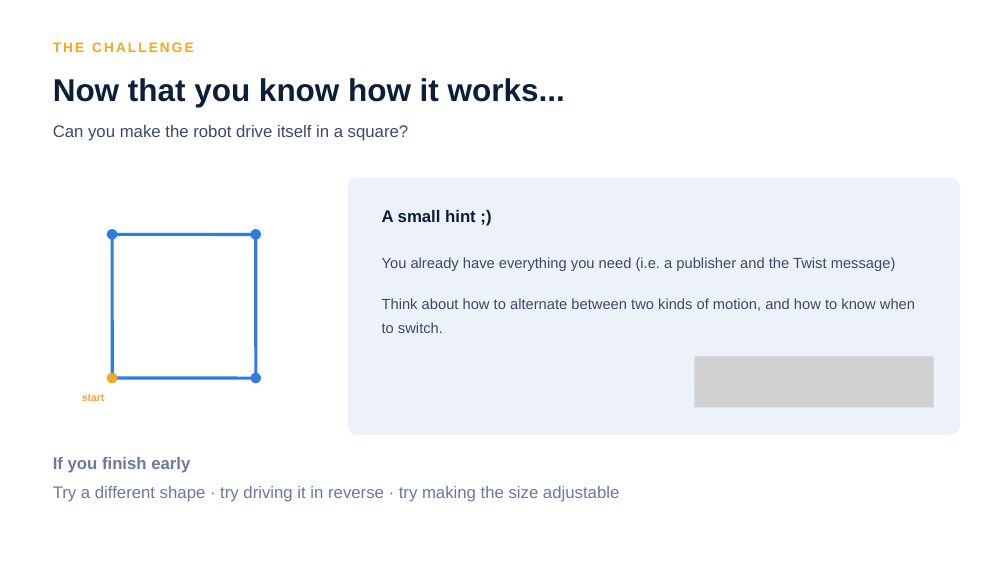
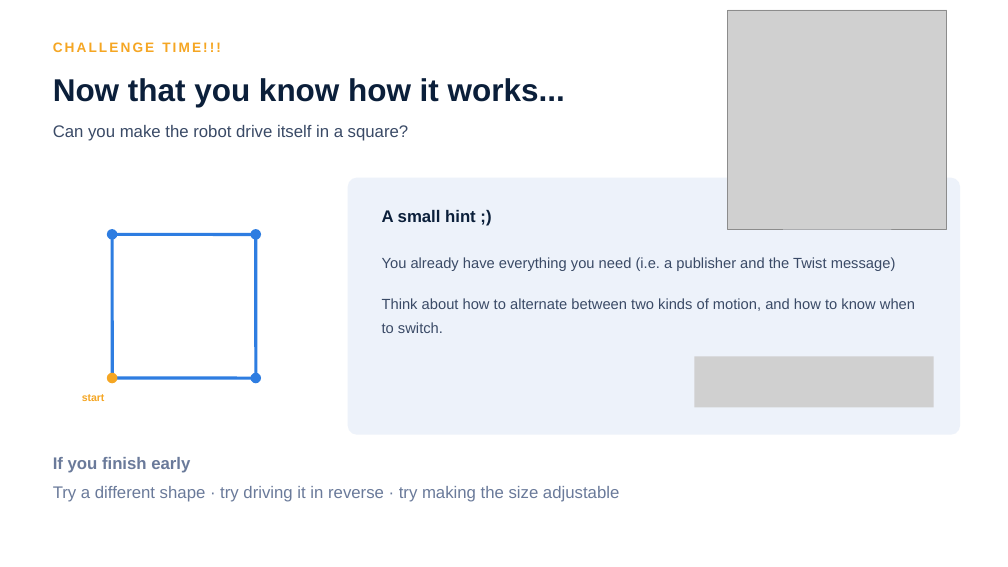
Before and after one commit to uqmars/workshop-resources, a slide deck: slide 12 of ROS2/ROS2_TurtleBot_Gazebo_Workshop.pptx. Drawn at 1008x567 pixels with LibreOffice and Linux fonts; fonts in the diff are those of the drawing; grey boxes stand for pictures. Boxes give left, top, right and bottom in pixels: in the first picture for what was removed or moved away, otherwise in the second. Text is boxed around its words. In the diff, an @@ line names an element or a change of style, - is before the commit and + after.

```diff
--- a/ROS2/ROS2_TurtleBot_Gazebo_Workshop.pptx
+++ b/ROS2/ROS2_TurtleBot_Gazebo_Workshop.pptx
@@ picture added at (728,10,948,229) @@
@@ text at (53,42,221,52): text changed @@
-THE CHALLENGE
+CHALLENGE TIME!!!
```
Also in this commit, not shown: 9 other slides changed.
